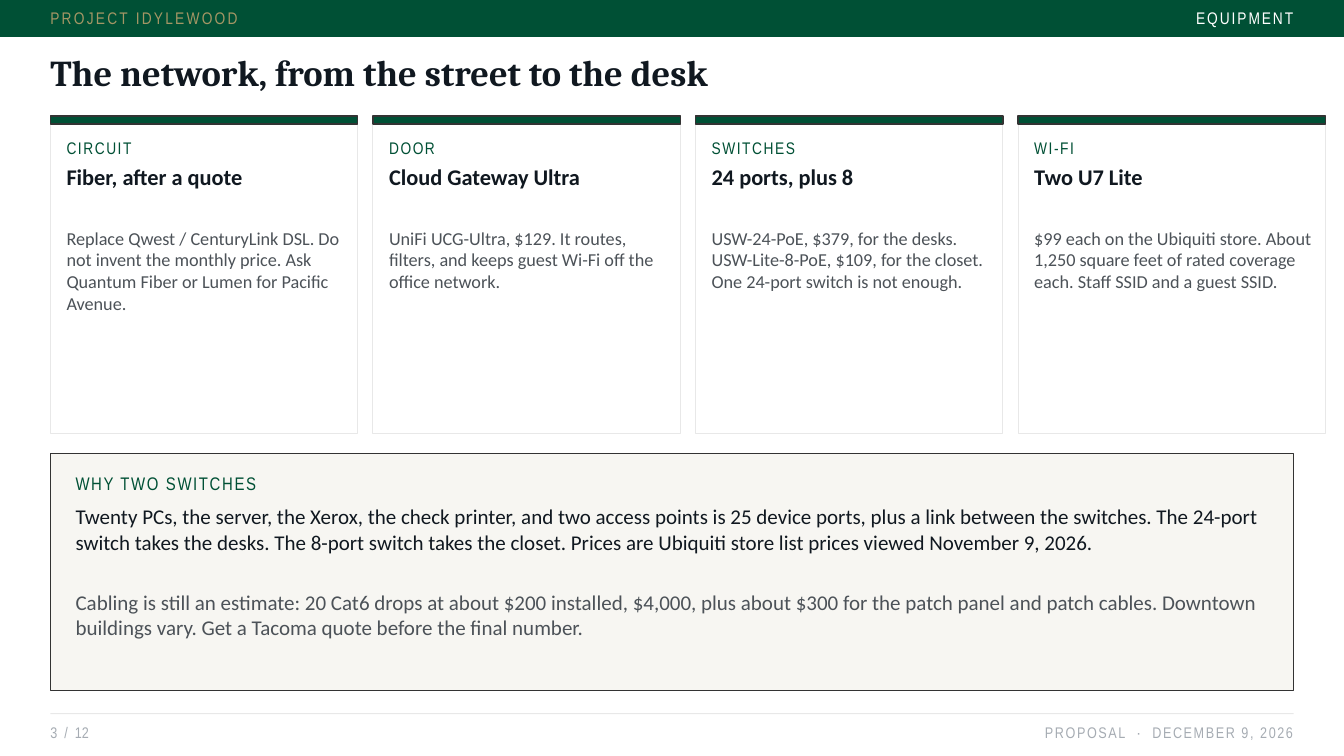
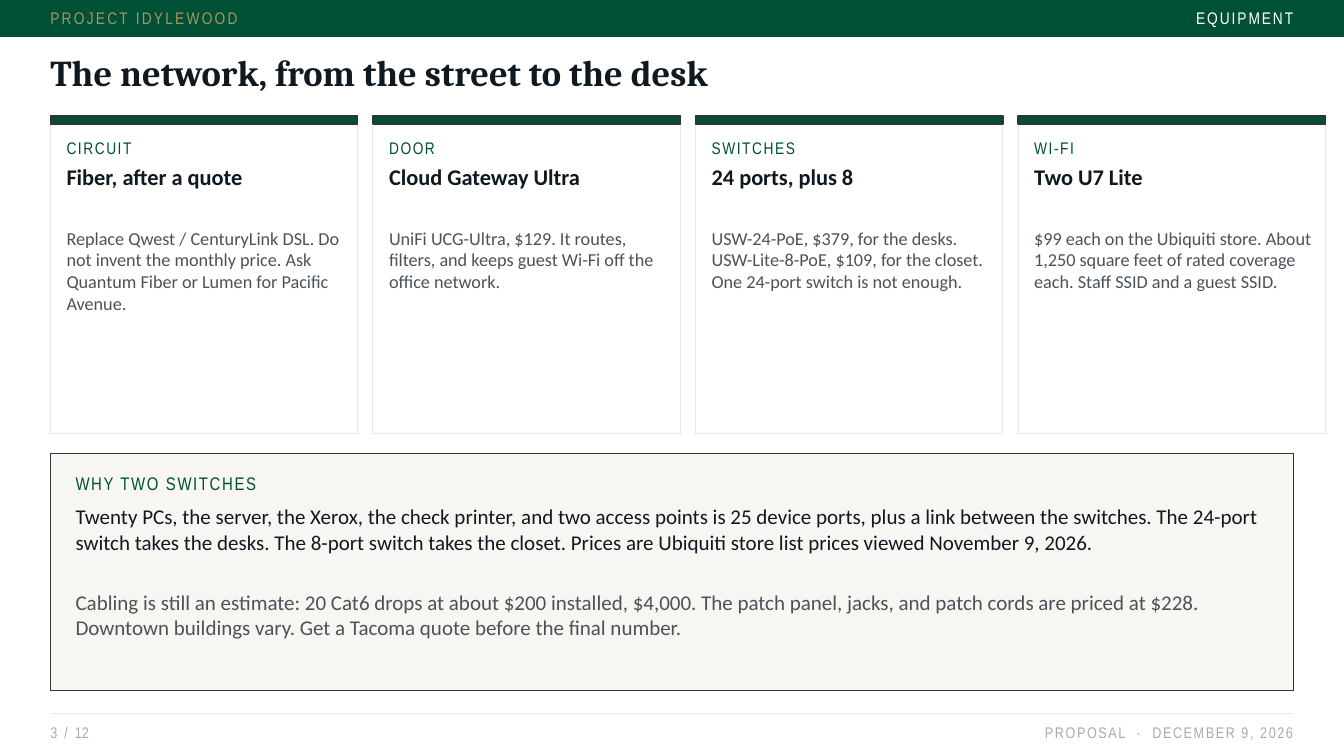
Before and after one commit to jxstjoeii/project-idylewood, a slide deck: slide 3 of slides/Project-Idylewood-Proposal.pptx. Drawn at 1344x756 pixels with LibreOffice and Linux fonts; fonts in the diff are those of the drawing. Boxes give left, top, right and bottom in pixels: in the first picture for what was removed or moved away, otherwise in the second. Text is boxed around its words. In the diff, an @@ line names an element or a change of style, - is before the commit and + after.

```diff
--- a/slides/Project-Idylewood-Proposal.pptx
+++ b/slides/Project-Idylewood-Proposal.pptx
@@ text at box(76, 595, 1199, 639): text changed @@
-Cabling is still an estimate: 20 Cat6 drops at about $200 installed, $4,000, plus about $300 for the patch panel and patch cables. Downtown buildings vary. Get a Tacoma quote before the final number.
+Cabling is still an estimate: 20 Cat6 drops at about $200 installed, $4,000. The patch panel, jacks, and patch cords are priced at $228. Downtown buildings vary. Get a Tacoma quote before the final number.
```
Also in this commit, not shown: 6 other slides changed, 5 other files.
